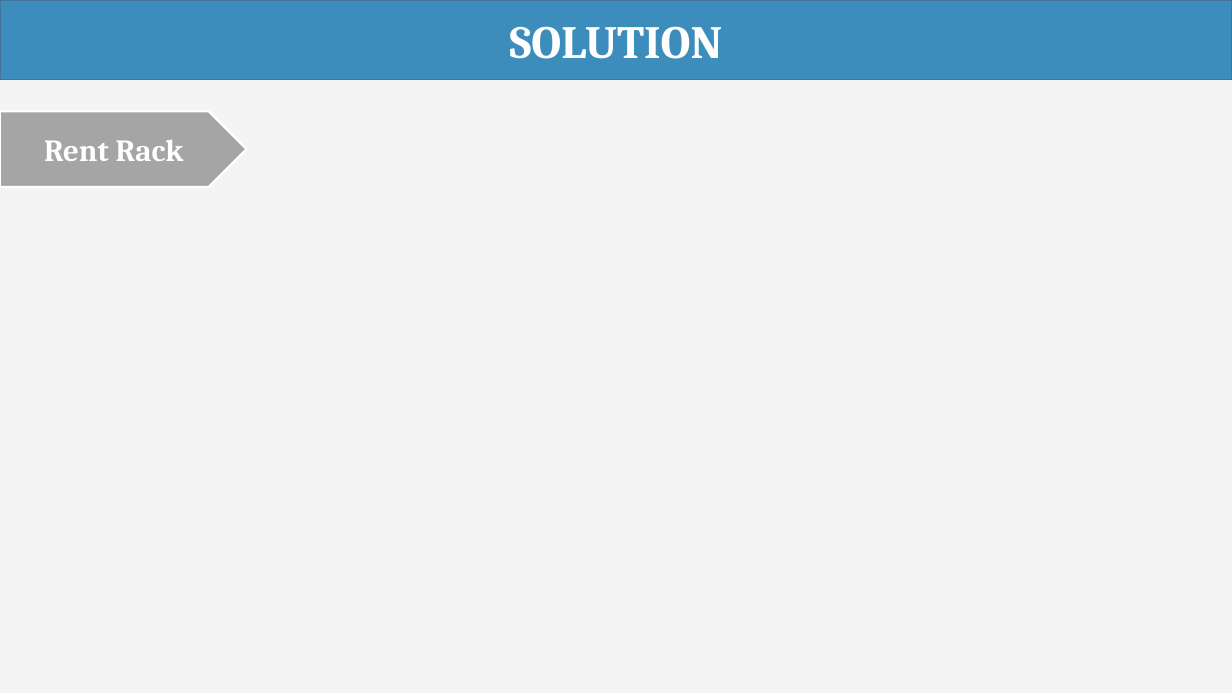
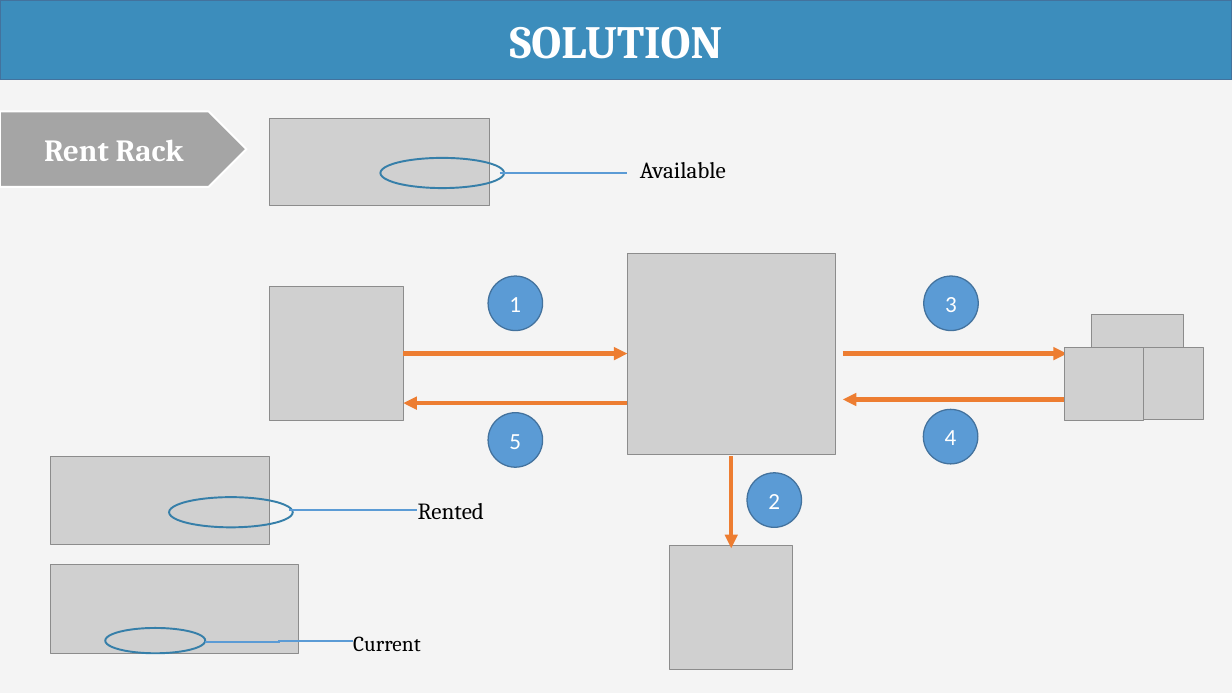
Before and after one commit to haltt051093/IMS-datacenter, a slide deck: slide 43 of Document/Presentation/IMS_20160408_Presentation.pptx (slide 41 before the commit). Drawn at 1232x693 pixels with LibreOffice and Linux fonts; fonts in the diff are those of the drawing; grey boxes stand for pictures. Boxes give left, top, right and bottom in pixels: in the first picture for what was removed or moved away, otherwise in the second. Text is boxed around its words. In the diff, an @@ line names an element or a change of style, - is before the commit and + after.

```diff
--- a/Document/Presentation/IMS_20160408_Presentation.pptx
+++ b/Document/Presentation/IMS_20160408_Presentation.pptx
@@ picture added at <box>270,118,491,206</box> @@
@@ ellipse added at <box>381,158,505,189</box>, outline #367FA9 1.5 pt @@
@@ elbow line added from (500, 173) to (628, 173), #5B9BD5 1.5 pt @@
@@ text added at <box>640,162,726,178</box>, 18 pt, text #000000 @@
+Available
@@ picture added at <box>628,253,836,455</box> @@
@@ picture added at <box>270,287,404,421</box> @@
@@ ellipse added at <box>488,276,543,331</box>, fill #5B9BD5, outline #43739E 1 pt, 18 pt, text #FFFFFF @@
+1
@@ ellipse added at <box>924,276,979,331</box>, fill #5B9BD5, outline #43739E 1 pt, 18 pt, text #FFFFFF @@
+3
@@ picture added at <box>1092,315,1184,399</box> @@
@@ arrow added from (404, 354) to (628, 354), #ED7D31 3.5 pt @@
@@ arrow added from (843, 354) to (1067, 354), #ED7D31 3.5 pt @@
@@ picture added at <box>1065,348,1144,421</box> @@
@@ picture added at <box>1125,348,1203,420</box> @@
@@ arrow added from (628, 403) to (404, 403), #ED7D31 3.5 pt @@
@@ ellipse added at <box>488,413,543,468</box>, fill #5B9BD5, outline #43739E 1 pt, 18 pt, text #FFFFFF @@
+5
@@ arrow added from (1067, 399) to (843, 399), #ED7D31 3.5 pt @@
@@ ellipse added at <box>923,409,978,464</box>, fill #5B9BD5, outline #43739E 1 pt, 18 pt, text #FFFFFF @@
+4
@@ picture added at <box>50,457,269,544</box> @@
@@ arrow added from (731, 457) to (731, 548), #ED7D31 3.5 pt @@
@@ ellipse added at <box>747,473,801,528</box>, fill #5B9BD5, outline #43739E 1 pt, 18 pt, text #FFFFFF @@
+2
@@ ellipse added at <box>169,497,293,528</box>, outline #367FA9 1.5 pt @@
@@ text added at <box>418,503,484,520</box>, 18 pt, text #000000 @@
+Rented
@@ elbow line added from (289, 510) to (417, 510), #5B9BD5 1.5 pt @@
@@ picture added at <box>50,565,299,653</box> @@
@@ picture added at <box>670,546,793,669</box> @@
@@ ellipse added at <box>105,628,205,653</box>, outline #367FA9 1.5 pt @@
@@ elbow line added from (205, 642) to (353, 640), #5B9BD5 1.5 pt @@
@@ text added at <box>353,636,421,652</box>, 16.6 pt, text #000000 @@
+Current
```
Also in this commit, not shown: 22 other slides changed, 3 slides added, 4 other files.
